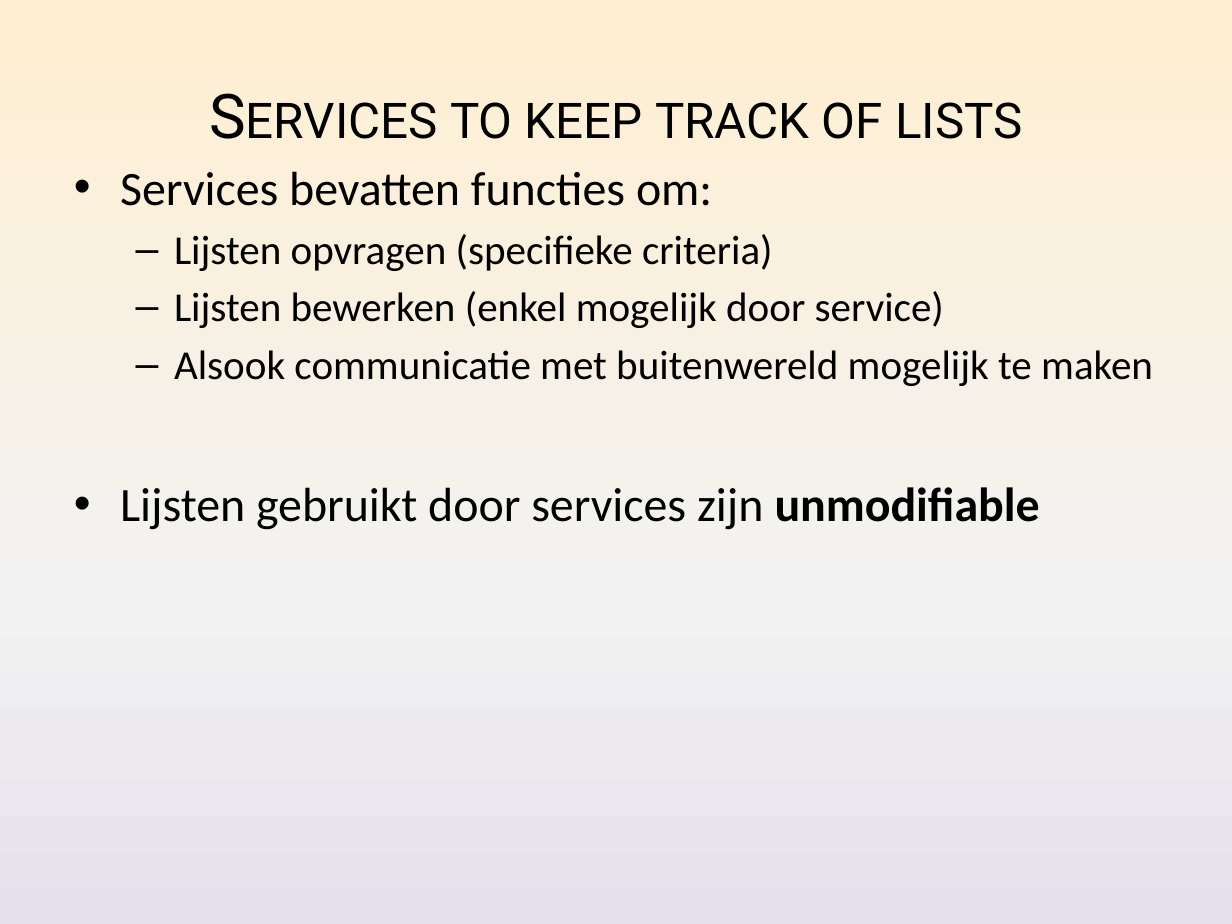
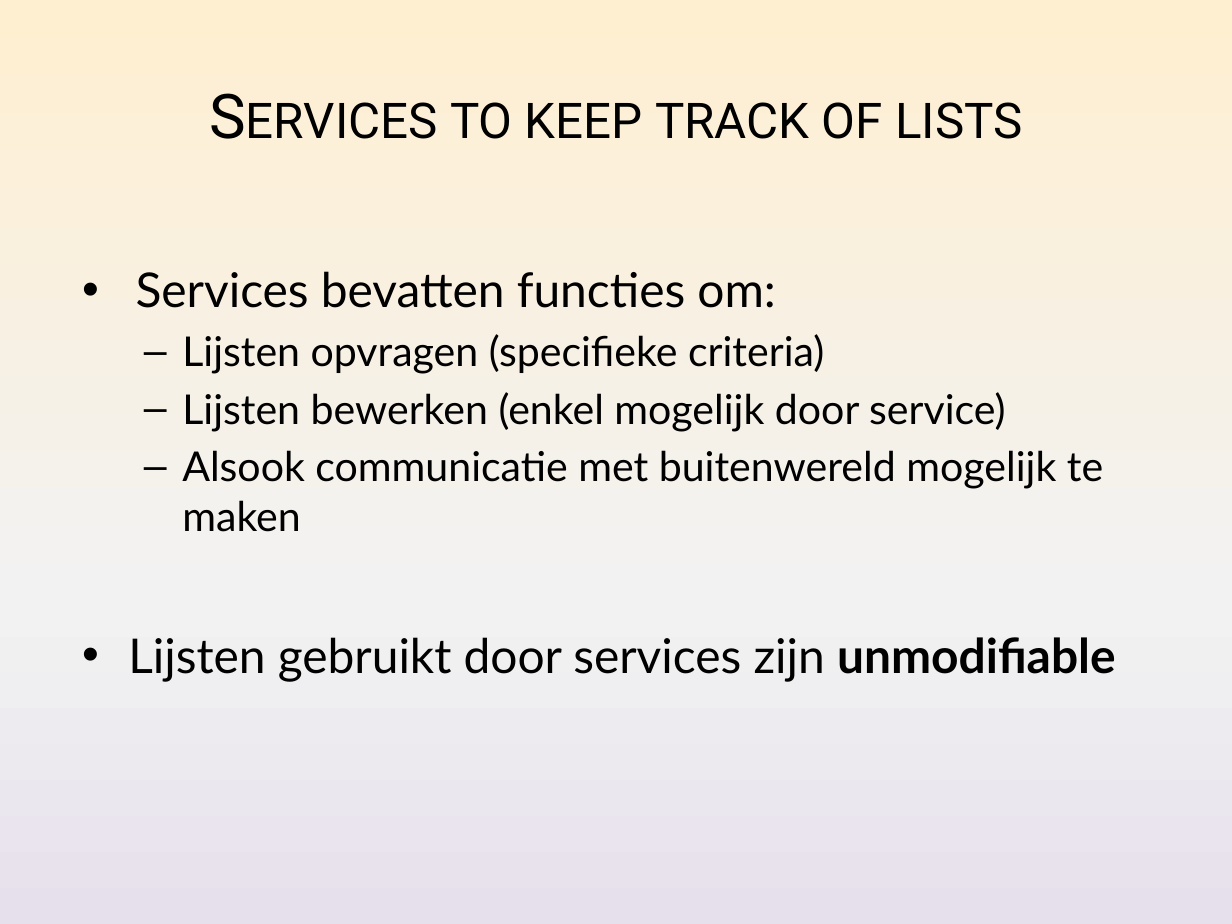
Before and after one commit to Nickelium/Software-Development, a slide deck: slide 10 of presentatie/SWOP Presentatie Inhoud.pptx. Drawn at 1232x924 pixels with LibreOffice and Linux fonts; fonts in the diff are those of the drawing. Boxes give left, top, right and bottom in pixels: in the first picture for what was removed or moved away, otherwise in the second. Text is boxed around its words. In the diff, an @@ line names an element or a change of style, - is before the commit and + after.

```diff
--- a/presentatie/SWOP Presentatie Inhoud.pptx
+++ b/presentatie/SWOP Presentatie Inhoud.pptx
@@ text "Services bevatten functies om:": place and size @@
-text "Services bevatten functies om:" at box(120, 171, 1153, 530)
+text "Services bevatten functies om:" at box(128, 271, 1115, 682)
@@ text "Services bevatten functies om:" at box(128, 271, 1115, 682): font Calibri to Lato; indent changed @@
```
Also in this commit, not shown: 10 other slides changed, 1 slide removed.
